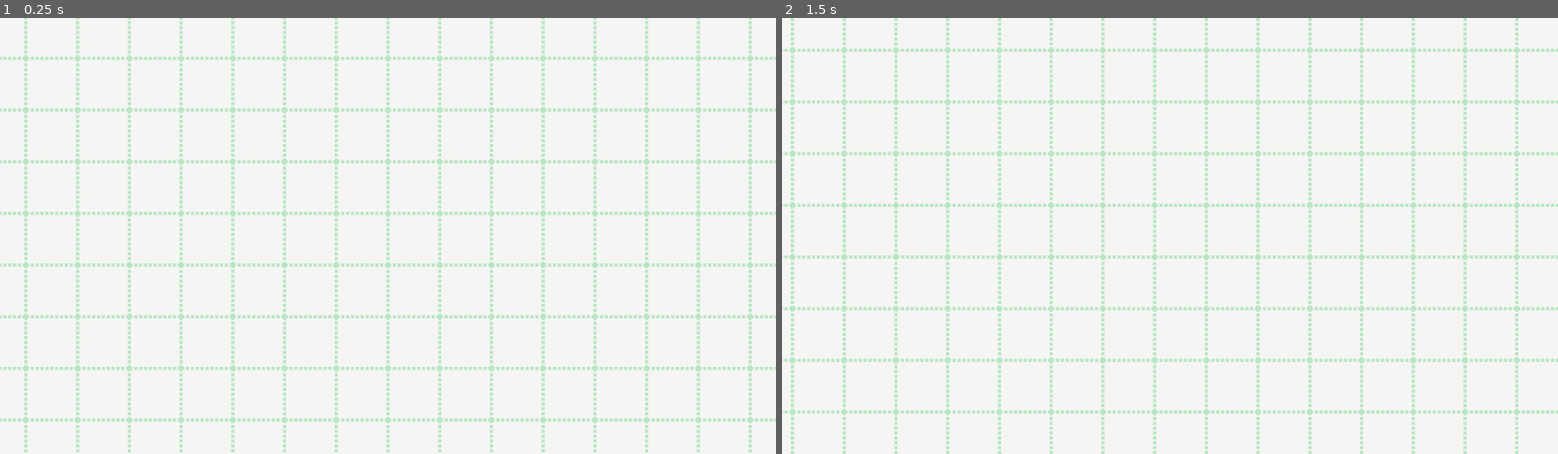
Above: before the commit, frames 1-2 (left to right).
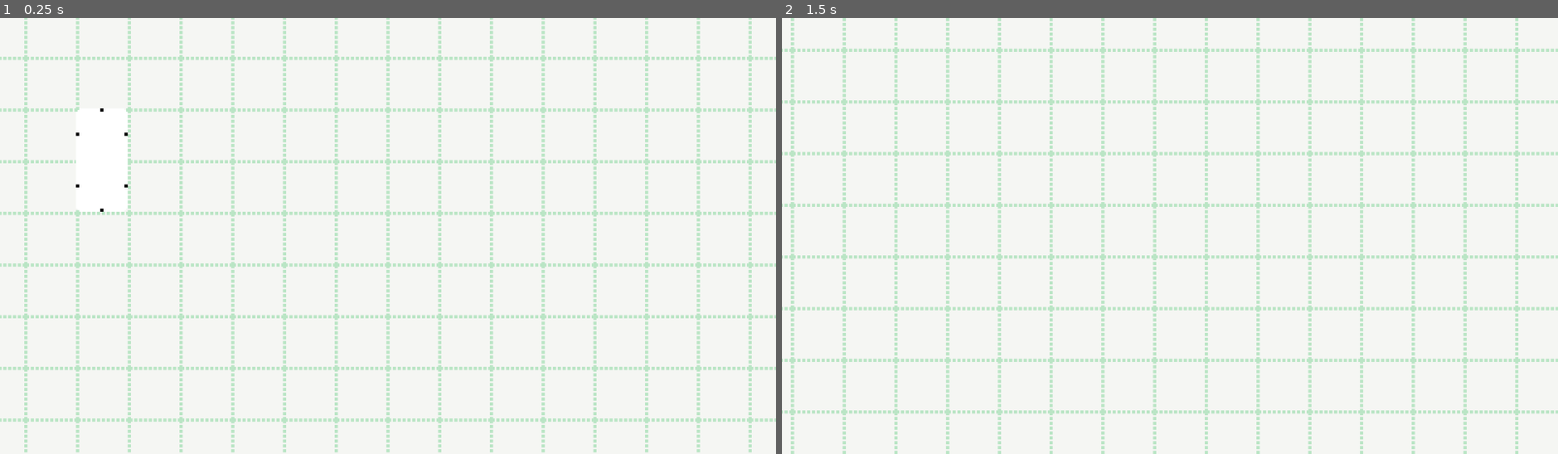
Above: after the commit, the same moments.

Repository: btoosey/Godot-Wild-Jam-77
Game: Godot game, scene res://scenes/main/main.tscn
Same seed, same stepped clock (60 frames per second), same inputs: the game is played once before the commit and once after it.
Inputs (mouse positions are in pixels of both pictures, inside the frame that each line leads up to):
- Up to frame 1 (0.25 s): no input
- Up to frame 2 (1.5 s): tap Enter at 0.5 s; move the mouse to (1340, 214) at 0.52 s; press the mouse at (1340, 214) at 0.53 s; tap Space at 1.25 s; move the mouse to (1014, 257) at 1.27 s; release the mouse at (1014, 257) at 1.28 s; click (1014, 257) at 1.35 s

The runs differ from the first frame. In frame 1, 0.2% of the frame differs, in the area x 9-17%, y 20-45%; in frame 2, nothing differs.

Commit message:
ADD: TrackCard scene

Diff:
--- /dev/null
+++ b/data/track_cards/track_card_01.tres
@@ -0,0 +1,8 @@
+[gd_resource type="Resource" script_class="TrackCardStats" load_steps=2 format=3 uid="uid://cle840njjjoch"]
+
+[ext_resource type="Script" path="res://data/track_cards/track_card_stats.gd" id="1_m86p1"]
+
+[resource]
+script = ExtResource("1_m86p1")
+gold_cost = 1
+skin_coordinates = Vector2i(0, 0)
--- /dev/null
+++ b/data/track_cards/track_card_stats.gd
@@ -0,0 +1,8 @@
+class_name TrackCardStats
+extends Resource
+
+@export_category("Data")
+@export var gold_cost := 1
+
+@export_category("Visuals")
+@export var skin_coordinates: Vector2i
--- /dev/null
+++ b/scenes/main/main.gd
@@ -0,0 +1,6 @@
+class_name Main
+extends Node2D
+
+const CELL_SIZE := Vector2(32, 64)
+const HALF_CELL_SIZE := Vector2(16, 32)
+const QUARTER_CELL_SIZE := Vector2(8, 16)
--- a/scenes/main/main.tscn
+++ b/scenes/main/main.tscn
@@ -1,7 +1,9 @@
-[gd_scene load_steps=5 format=4 uid="uid://bi5wtv5ehcdpi"]
+[gd_scene load_steps=7 format=4 uid="uid://bi5wtv5ehcdpi"]
 
 [ext_resource type="Texture2D" uid="uid://brtr1uvx3kqqj" path="res://sprites/background/background_tile.png" id="1_kwwue"]
+[ext_resource type="Script" path="res://scenes/main/main.gd" id="1_w04op"]
 [ext_resource type="Script" path="res://scripts/camera/components/camera_drag.gd" id="3_vw24h"]
+[ext_resource type="PackedScene" uid="uid://d33hx60uijy1x" path="res://scenes/track_cards/track_card.tscn" id="4_2t2bp"]
 
 [sub_resource type="TileSetAtlasSource" id="TileSetAtlasSource_t5suh"]
 texture = ExtResource("1_kwwue")
@@ -13,6 +15,7 @@
 sources/0 = SubResource("TileSetAtlasSource_t5suh")
 
 [node name="Main" type="Node2D"]
+script = ExtResource("1_w04op")
 
 [node name="BackgroundTiles" type="TileMapLayer" parent="."]
 tile_map_data = PackedByteArray("AAAAAAAAAAAAAAAAAAAAAAEAAAAAAAAAAAAAAAIAAAAAAAAAAAAAAAMAAAAAAAAAAAAAAAQAAAAAAAAAAAAAAA …(8080 unchanged characters)…
@@ -29,3 +32,6 @@
 camera_right_limit = 720
 camera_top_limit = 135
 camera_bottom_limit = 409
+
+[node name="TrackCard" parent="." instance=ExtResource("4_2t2bp")]
+position = Vector2(287, 191)
--- /dev/null
+++ b/scenes/track_cards/track_card.gd
@@ -0,0 +1,19 @@
+@tool
+class_name TrackCard
+extends Area2D
+
+@export var stats: TrackCardStats : set = set_stats
+
+@onready var card_skin: Sprite2D = $CardSkin
+
+
+func set_stats(value: TrackCardStats) -> void:
+	stats = value
+
+	if value == null:
+		return
+
+	if not is_node_ready():
+		await ready
+
+	card_skin.region_rect.position = Vector2(stats.skin_coordinates) * Main.CELL_SIZE
--- /dev/null
+++ b/scenes/track_cards/track_card.tscn
@@ -0,0 +1,22 @@
+[gd_scene load_steps=5 format=3 uid="uid://d33hx60uijy1x"]
+
+[ext_resource type="Script" path="res://scenes/track_cards/track_card.gd" id="1_rdguf"]
+[ext_resource type="Texture2D" uid="uid://cfqi6xmb177dp" path="res://sprites/track_cards/track_cards_atlas.png" id="1_yirfu"]
+[ext_resource type="Resource" uid="uid://cle840njjjoch" path="res://data/track_cards/track_card_01.tres" id="2_35b40"]
+
+[sub_resource type="RectangleShape2D" id="RectangleShape2D_j0ob0"]
+size = Vector2(30, 62)
+
+[node name="TrackCard" type="Area2D"]
+script = ExtResource("1_rdguf")
+stats = ExtResource("2_35b40")
+
+[node name="CardSkin" type="Sprite2D" parent="."]
+position = Vector2(16, 32)
+texture = ExtResource("1_yirfu")
+region_enabled = true
+region_rect = Rect2(0, 0, 32, 64)
+
+[node name="CollisionShape2D" type="CollisionShape2D" parent="."]
+position = Vector2(16, 32)
+shape = SubResource("RectangleShape2D_j0ob0")
Binary file added: sprites/track_cards/track_cards_atlas.png
Not shown, added: sprites/track_cards/track_cards_atlas.png.import
